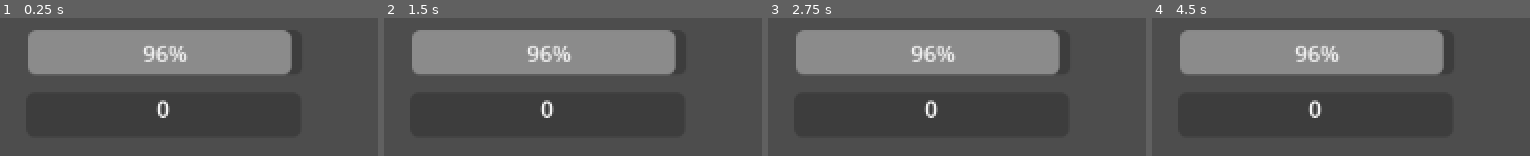
Above: before the commit, frames 1-4 (left to right).
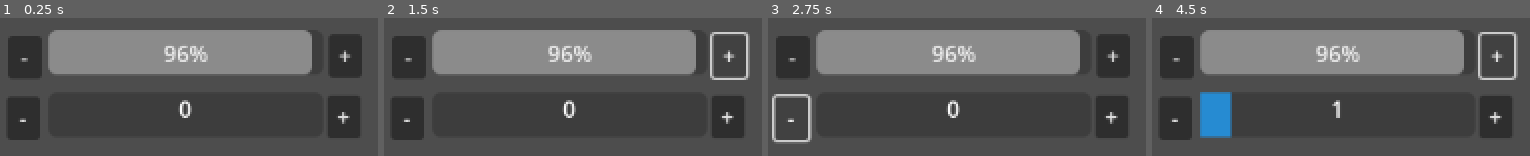
Above: after the commit, the same moments.

Repository: tiny-crab/HeatCap
Game: Godot game, scene res://game.tscn
Two runs of this game, one before a commit and one after it. Both use one fixed random seed, a clock stepped at 60 frames per second and the inputs below.
Inputs (mouse positions are in pixels of both pictures, inside the frame that each line leads up to):
- Up to frame 1 (0.25 s): no input
- Up to frame 2 (1.5 s): click (410, 58) at 0.5 s, where only the run after the commit has a clickable "-"; click (727, 56) at 1.25 s, where only the run after the commit has a clickable "+"
- Up to frame 3 (2.75 s): click (790, 118) at 2 s, where only the run after the commit has a clickable "-"
- Up to frame 4 (4.5 s): click (1495, 117) at 2.75 s, where only the run after the commit has a clickable "+"; click (1178, 58) at 3.5 s, where only the run after the commit has a clickable "-"; click (1495, 56) at 4.25 s, where only the run after the commit has a clickable "+"

The runs differ from the first frame. In frame 1, 13% of the frame differs, in the area x 2-96%, y 8-89%; in frame 2, 12%; in frame 3, 13%; in frame 4, 15%, in the area x 2-97%, y 8-89%.

Commit message:
Add debug buttons to control monster health

Diff:
--- a/ResourceTypes/monster.gd
+++ b/ResourceTypes/monster.gd
@@ -22,6 +22,8 @@
 
 var currHeat: int
 
+signal updated
+
 func _init(type: MonsterType):
     maxHealth = type.maxHealth
     currHealth = maxHealth - 1
@@ -45,3 +47,22 @@
 
 func isHot(heat):
     return heat >= currColdTicks + maxSafeTicks and heat < currColdTicks + maxSafeTicks + currHotTicks
+
+func maxHeat():
+    return currColdTicks + maxSafeTicks + currHotTicks
+
+func addHealth(value: int):
+    currHealth = clamp(currHealth + value, 0, maxHealth)
+    emit_signal(updated.get_name())
+
+func subtractHealth(value: int):
+    currHealth = clamp(currHealth - value, 0, maxHealth)
+    emit_signal(updated.get_name())
+
+func addHeat(value: int):
+    currHeat = clamp(currHeat + value, 0, self.maxHeat())
+    emit_signal(updated.get_name())
+
+func subtractHeat(value: int):
+    currHeat = clamp(currHeat - value, 0, self.maxHeat())
+    emit_signal(updated.get_name())
--- a/Scripts/Game.gd
+++ b/Scripts/Game.gd
@@ -1,11 +1,20 @@
 extends Node2D
 
+@onready var leadMonsterType = load("res://Monsters/Tepig.tres")
+@onready var leadMonster = Monster.new(leadMonsterType)
+@onready var monsterUI = $Canvas/MonsterUI
 
-# Called when the node enters the scene tree for the first time.
 func _ready():
-    var leadMonsterType = load("res://Monsters/Tepig.tres")
-    var leadMonster = Monster.new(leadMonsterType)
+    monsterUI.attach(leadMonster)
 
-    var monsterUI = $Canvas/MonsterUI
-    monsterUI.monster = leadMonster
-    monsterUI.render()
+func _on_subtract_health_button_pressed():
+    leadMonster.subtractHealth(1)
+
+func _on_add_health_button_pressed():
+    leadMonster.addHealth(1)
+
+func _on_subtract_heat_button_pressed():
+    leadMonster.subtractHeat(1)
+
+func _on_add_heat_button_pressed():
+    leadMonster.addHeat(1)
--- a/UI/MonsterUI.gd
+++ b/UI/MonsterUI.gd
@@ -2,6 +2,11 @@
 class_name MonsterUI
 
 var monster: Monster
+
+func attach(toAttach: Monster):
+    monster = toAttach
+    monster.updated.connect(render)
+    render()
 
 func render():
     $HealthBar.max_value = monster.maxHealth
--- a/game.tscn
+++ b/game.tscn
@@ -17,19 +17,20 @@
 
 [node name="HealthBar" type="ProgressBar" parent="Canvas/MonsterUI"]
 layout_mode = 0
-offset_left = 20.0
+offset_left = 35.0
 offset_top = 19.0
-offset_right = 218.0
+offset_right = 233.0
 offset_bottom = 51.0
 
 [node name="HeatBar" type="ProgressBar" parent="Canvas/MonsterUI"]
 layout_mode = 0
-offset_left = 19.0
+offset_left = 35.0
 offset_top = 64.0
-offset_right = 217.0
+offset_right = 233.0
 offset_bottom = 96.0
 step = 1.0
 show_percentage = false
+metadata/_edit_group_ = true
 
 [node name="Value" type="RichTextLabel" parent="Canvas/MonsterUI/HeatBar"]
 layout_mode = 0
@@ -38,3 +39,36 @@
 bbcode_enabled = true
 text = "0"
 autowrap_mode = 0
+
+[node name="SubtractHealthButton" type="Button" parent="Canvas"]
+offset_left = 6.0
+offset_top = 23.0
+offset_right = 30.0
+offset_bottom = 49.0
+text = "-"
+
+[node name="AddHealthButton" type="Button" parent="Canvas"]
+offset_left = 237.0
+offset_top = 22.0
+offset_right = 261.0
+offset_bottom = 48.0
+text = "+"
+
+[node name="SubtractHeatButton" type="Button" parent="Canvas"]
+offset_left = 5.0
+offset_top = 67.0
+offset_right = 29.0
+offset_bottom = 93.0
+text = "-"
+
+[node name="AddHeatButton" type="Button" parent="Canvas"]
+offset_left = 236.0
+offset_top = 66.0
+offset_right = 260.0
+offset_bottom = 92.0
+text = "+"
+
+[connection signal="pressed" from="Canvas/SubtractHealthButton" to="." method="_on_subtract_health_button_pressed"]
+[connection signal="pressed" from="Canvas/AddHealthButton" to="." method="_on_add_health_button_pressed"]
+[connection signal="pressed" from="Canvas/SubtractHeatButton" to="." method="_on_subtract_heat_button_pressed"]
+[connection signal="pressed" from="Canvas/AddHeatButton" to="." method="_on_add_heat_button_pressed"]
